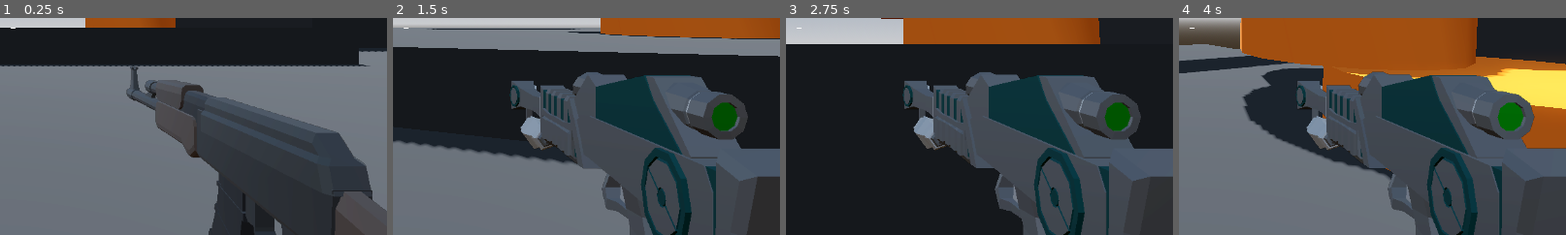
Above: before the commit, frames 1-4 (left to right).
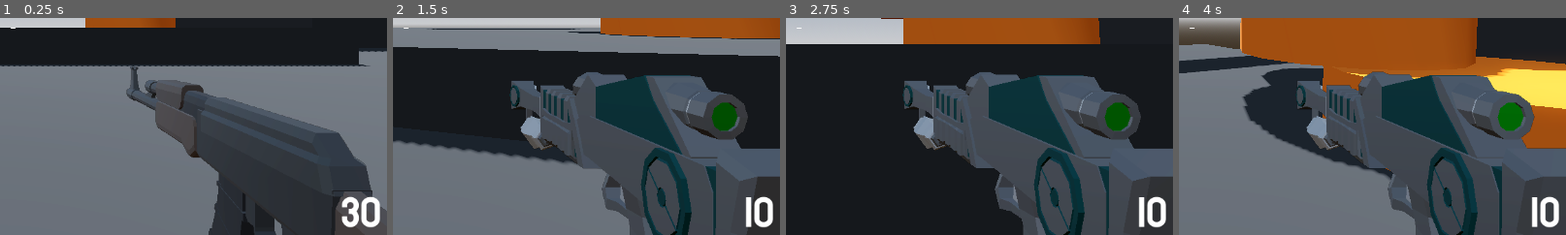
Above: after the commit, the same moments.

Repository: ivdobry/retro-fps
Game: Godot game, scene res://levels/sandbox.tscn
Same seed, same stepped clock (60 frames per second), same inputs: the game is played once before the commit and once after it.
Inputs (mouse positions are % of the whole screen's width and height, from its top left):
- Up to frame 1 (0.25 s): no input
- Up to frame 2 (1.5 s): tap Enter at 0.5 s; move the mouse to (55, 50) at 0.52 s; hold 1 (weapon_1) 0.53-1.28 s; hold W (move_forward) from 0.53 s (still down); tap Space (jump) at 0.77 s; tap 2 (weapon_2) at 0.8, 1.35 s; move the mouse to (45, 50) at 1.27 s
- Up to frame 3 (2.75 s): keep holding W (move_forward); tap Space (jump) at 1.52 s; tap 1 (weapon_1) at 1.55 s; move the mouse to (52, 48) at 2.02 s; press the mouse at (52, 48) at 2.03 s; tap 2 (weapon_2) at 2.3 s
- Up to frame 4 (4 s): keep holding W (move_forward); tap Space (jump) at 2.75, 3.02, 3.77 s; move the mouse to (49, 52) at 2.77 s; release the mouse at (49, 52) at 2.78 s; tap Mouse wheel down (last_weapon) at 2.85 s; tap 1 (weapon_1) at 3.05 s; move the mouse to (57, 51) at 3.52 s; hold Mouse wheel up (next_weapon) from 3.53 s (still down); tap 2 (weapon_2) at 3.8 s
The pictures show only the part of the screen within x 50-100%, y 48-98%; the shares and areas given below are measured in that part.

The runs differ from the first frame. In frame 1, 0.9% of the frame differs, in the area x 88-99%, y 82-97%; in frame 2, 0.7%; in frame 3, 0.7%; in frame 4, 0.7%.

Commit message:
Add ammo label.

Diff:
--- a/player/ammo_handler.gd
+++ b/player/ammo_handler.gd
@@ -1,5 +1,7 @@
 extends Node
 class_name AmmoHandler
+
+@export var ammo_label: Label
 
 enum ammo_type {
 	BULLET,
@@ -17,4 +19,7 @@
 func use_ammo(type: ammo_type) -> void:
 	if has_ammo(type):
 		ammo_storage[type] -= 1
-		print(ammo_storage[type])
+		update_ammo_label(type)
+
+func update_ammo_label(type: ammo_type) -> void:
+	ammo_label.text = str(ammo_storage[type])
--- a/player/player.tscn
+++ b/player/player.tscn
@@ -9,6 +9,7 @@
 [ext_resource type="Texture2D" uid="uid://y2cyb6dunggx" path="res://player/damage.png" id="5_qjkh3"]
 [ext_resource type="PackedScene" uid="uid://iwps66b5ivbb" path="res://player/game_over_menu.tscn" id="6_g6k8r"]
 [ext_resource type="Script" uid="uid://cq5tekt32gm3b" path="res://player/ammo_handler.gd" id="6_hg6s5"]
+[ext_resource type="FontFile" uid="uid://dje7viiesq2ra" path="res://assets/Staatliches/Staatliches-Regular.ttf" id="9_8t03j"]
 
 [sub_resource type="CapsuleMesh" id="CapsuleMesh_kqu6x"]
 
@@ -75,6 +76,10 @@
 &"damage": SubResource("Animation_qjkh3")
 }
 
+[sub_resource type="LabelSettings" id="LabelSettings_2ieo8"]
+font = ExtResource("9_8t03j")
+font_size = 64
+
 [node name="Player" type="CharacterBody3D" groups=["player"]]
 script = ExtResource("1_oul6g")
 
@@ -126,8 +131,9 @@
 [node name="Rifle" parent="SubViewportContainer/SubViewport/WeaponCamera/WeaponHandler" node_paths=PackedStringArray("ammo_handler") instance=ExtResource("5_hg6s5")]
 ammo_handler = NodePath("../../AmmoHandler")
 
-[node name="AmmoHandler" type="Node" parent="SubViewportContainer/SubViewport/WeaponCamera"]
+[node name="AmmoHandler" type="Node" parent="SubViewportContainer/SubViewport/WeaponCamera" node_paths=PackedStringArray("ammo_label")]
 script = ExtResource("6_hg6s5")
+ammo_label = NodePath("../../../../MarginContainer/AmmoLabel")
 
 [node name="CenterContainer" type="CenterContainer" parent="."]
 anchors_preset = 15
@@ -158,5 +164,24 @@
 }
 autoplay = "RESET"
 
+[node name="MarginContainer" type="MarginContainer" parent="."]
+anchors_preset = 15
+anchor_right = 1.0
+anchor_bottom = 1.0
+grow_horizontal = 2
+grow_vertical = 2
+mouse_filter = 2
+theme_override_constants/margin_left = 8
+theme_override_constants/margin_top = 8
+theme_override_constants/margin_right = 8
+theme_override_constants/margin_bottom = 8
+
+[node name="AmmoLabel" type="Label" parent="MarginContainer"]
+layout_mode = 2
+size_flags_horizontal = 8
+size_flags_vertical = 8
+text = "999"
+label_settings = SubResource("LabelSettings_2ieo8")
+
 [node name="GameOverMenu" parent="." instance=ExtResource("6_g6k8r")]
 visible = false
--- a/player/weapon_handler.gd
+++ b/player/weapon_handler.gd
@@ -11,6 +11,7 @@
 		if child == weapon:
 			child.visible = true
 			child.set_process(true)
+			child.ammo_handler.update_ammo_label(child.ammo_type)
 		else:
 			child.visible = false
 			child.set_process(false)
Not shown: 1 places in player/player.tscn that only renumber resources
